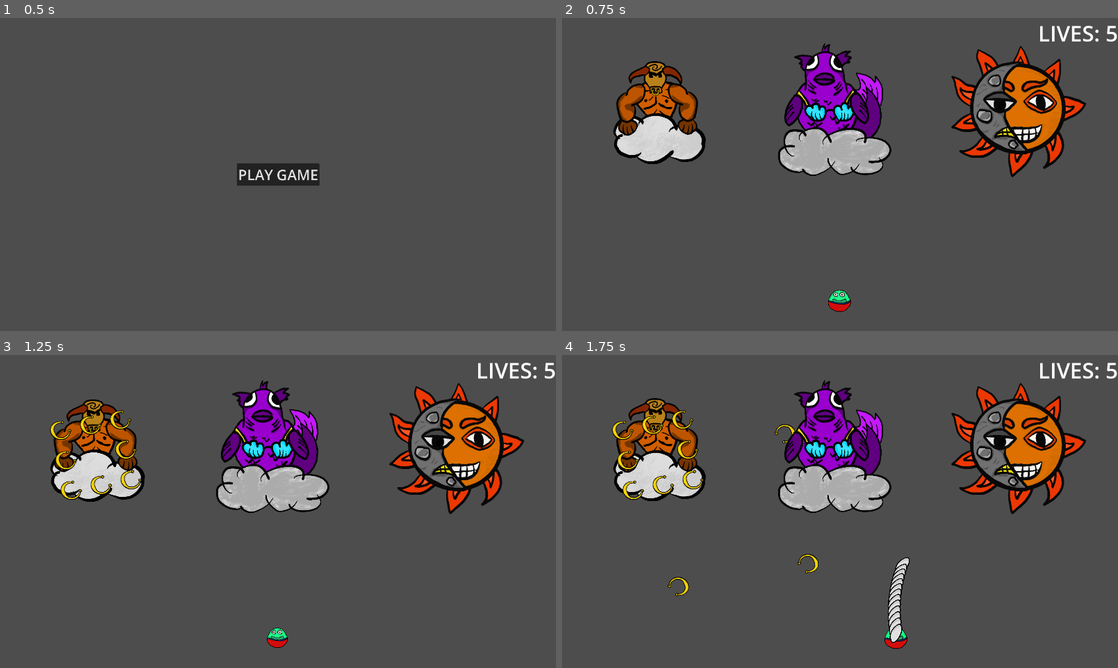
Above: before the commit, frames 1-4 (two rows, left to right).
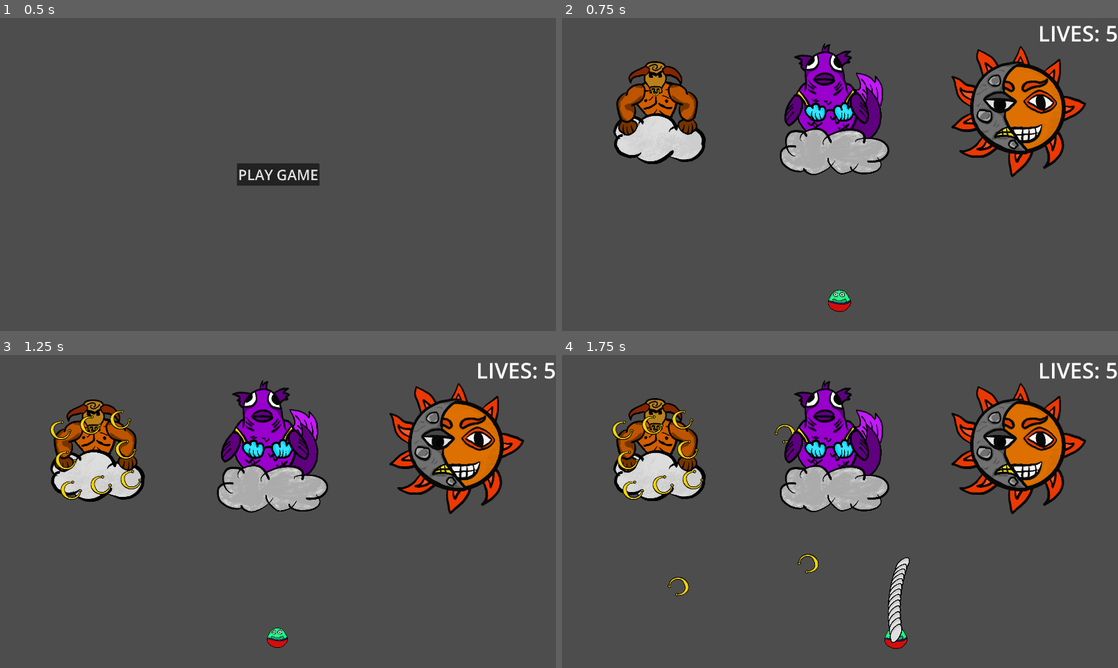
Above: after the commit, the same moments.

Repository: kaito002/bullet-hell-5
Game: Godot game, scene res://scenes/ui/main_menu.tscn
The game is run twice, just before and just after one commit, with the same random seed, the same clock (stepped at 60 frames per second) and the same inputs.
Inputs (mouse positions are in pixels of both pictures, inside the frame that each line leads up to):
- Up to frame 1 (0.5 s): no input
- Up to frame 2 (0.75 s): click "PLAY GAME" at 0.5 s
- Up to frame 3 (1.25 s): no input
- Up to frame 4 (1.75 s): move the mouse to (962, 495) at 1.27 s; press the mouse at (962, 495) at 1.28 s; hold D (right) from 1.28 s (still down)

Frame 1 is identical in both runs. In frame 2, 0.5% of the frame differs, in the area x 38-60%, y 34-51%; in frame 3, 0.3%; in frame 4, 0.5%.

Commit message:
fixed pisces cloud animation

Diff:
--- a/scenes/enemies/piscis/Piscis.tscn
+++ b/scenes/enemies/piscis/Piscis.tscn
@@ -130,10 +130,10 @@
 tracks/4/interp = 1
 tracks/4/loop_wrap = true
 tracks/4/keys = {
-"times": PackedFloat32Array(0, 1),
-"transitions": PackedFloat32Array(1, 1),
-"update": 0,
-"values": [Vector2(1, 1), Vector2(1, 1)]
+"times": PackedFloat32Array(0, 0.5, 1),
+"transitions": PackedFloat32Array(1, 1, 1),
+"update": 0,
+"values": [Vector2(0.95, 0.95), Vector2(1, 1), Vector2(0.95, 0.95)]
 }
 
 [sub_resource type="AnimationLibrary" id="AnimationLibrary_2tm6d"]
